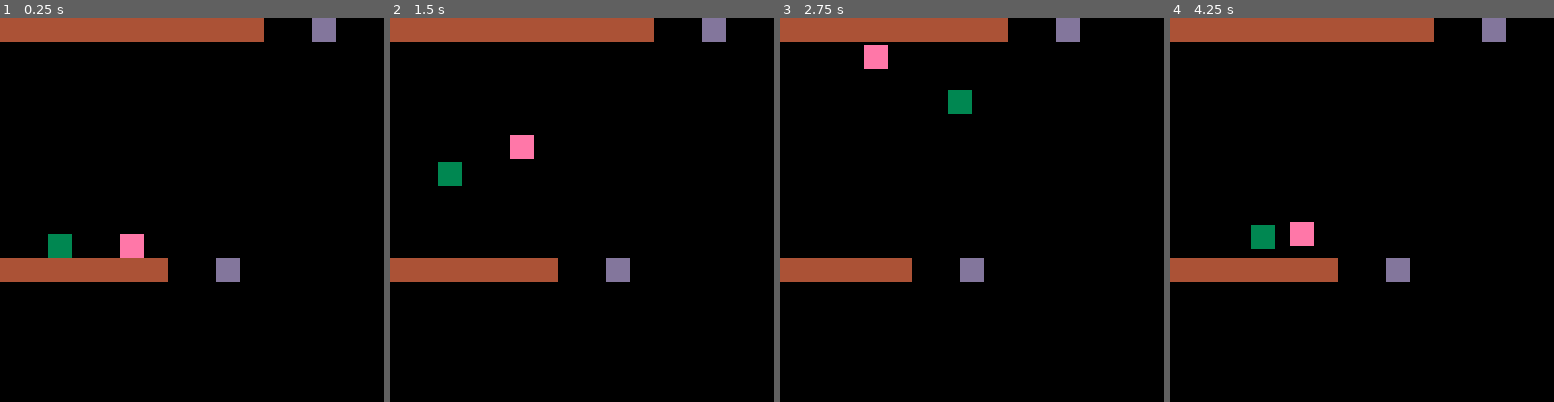
Above: before the commit, frames 1-4 (left to right).
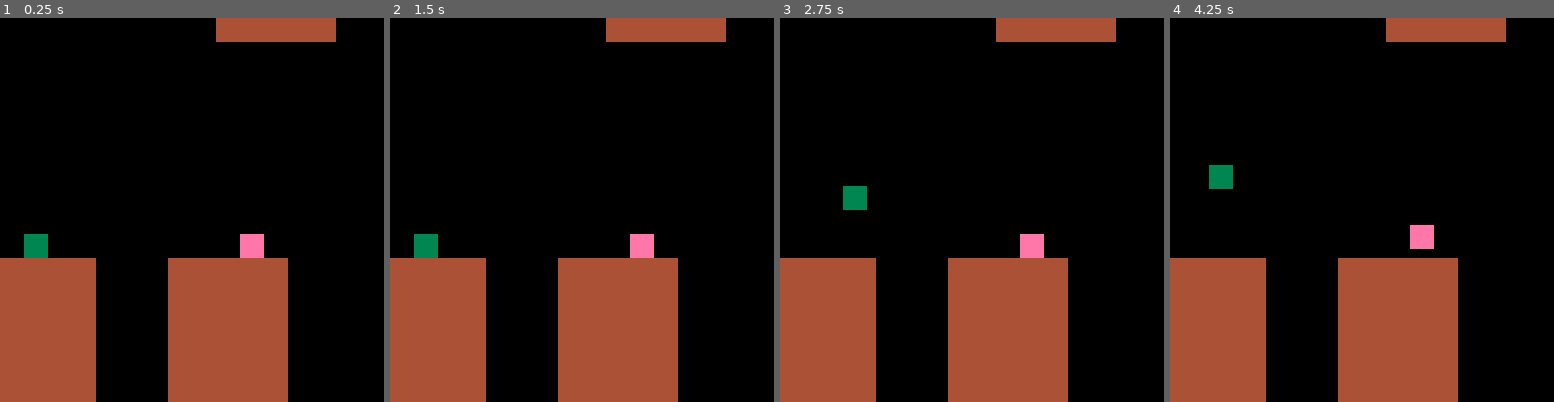
Above: after the commit, the same moments.

Repository: njal3001/astro
Game: PICO-8 cartridge gboy.p8
Two runs of this game, one before a commit and one after it. Both use one fixed random seed, a clock stepped at 60 frames per second and the inputs below.
Inputs:
- Up to frame 1 (0.25 s): no input
- Up to frame 2 (1.5 s): tap X (X key) at 0.33, 1.07 s; tap O (Z key) at 0.7 s
- Up to frame 3 (2.75 s): hold Right 1.6-2.1 s; tap O (Z key) at 1.7, 2.1, 2.5 s; tap X (X key) at 1.85 s; hold Right from 2.47 s (still down)
- Up to frame 4 (4.25 s): tap O (Z key) every 0.4 s from 2.9 to 4.1 s; tap X (X key) at 2.97, 4.08 s; release Right at 3.03 s; hold Left 3.08-3.58 s; hold Right from 4.02 s (still down)

The runs differ from the first frame. In frame 1, 27% of the frame differs, in the area x 0-88%, y 0-100%; in frame 2, 27%; in frame 3, 27%; in frame 4, 27%.

Commit message:
smasher block

Diff:
--- a/gboy.p8
+++ b/gboy.p8
@@ -26,14 +26,14 @@
 00000000000000000000000000000000000000000000000000000000000000000000000000000000dddddddd0000000000000000000000000000000000000000
 00000000000000000000000000000000000000000000000000000000000000000000000000000000dddddddd0000000000000000000000000000000000000000
 00000000000000000000000000000000000000000000000000000000000000000000000000000000dddddddd0000000000000000000000000000000000000000
-00000000000000000000000000000000000000000000000000000000000000000000000000000000eeeeeeee0000000000000000000000000000000000000000
-00000000000000000000000000000000000000000000000000000000000000000000000000000000eeeeeeee0000000000000000000000000000000000000000
-00000000000000000000000000000000000000000000000000000000000000000000000000000000eeeeeeee0000000000000000000000000000000000000000
-00000000000000000000000000000000000000000000000000000000000000000000000000000000eeeeeeee0000000000000000000000000000000000000000
-00000000000000000000000000000000000000000000000000000000000000000000000000000000eeeeeeeeeeeeeeee00000000000000000000000000000000
-00000000000000000000000000000000000000000000000000000000000000000000000000000000eeeeeeeeeeeeeeee00000000000000000000000000000000
-00000000000000000000000000000000000000000000000000000000000000000000000000000000eeeeeeeeeeeeeeee00000000000000000000000000000000
-00000000000000000000000000000000000000000000000000000000000000000000000000000000eeeeeeeeeeeeeeee00000000000000000000000000000000
+00000000000000000000000000000000000000000000000000000000000000000000000000000000eeeeeeee0000000099999999000000000000000000000000
+00000000000000000000000000000000000000000000000000000000000000000000000000000000eeeeeeee0000000099999999000000000000000000000000
+00000000000000000000000000000000000000000000000000000000000000000000000000000000eeeeeeee0000000099999999000000000000000000000000
+00000000000000000000000000000000000000000000000000000000000000000000000000000000eeeeeeee0000000099999999000000000000000000000000
+00000000000000000000000000000000000000000000000000000000000000000000000000000000eeeeeeeeeeeeeeee99999999000000000000000000000000
+00000000000000000000000000000000000000000000000000000000000000000000000000000000eeeeeeeeeeeeeeee99999999000000000000000000000000
+00000000000000000000000000000000000000000000000000000000000000000000000000000000eeeeeeeeeeeeeeee99999999000000000000000000000000
+00000000000000000000000000000000000000000000000000000000000000000000000000000000eeeeeeeeeeeeeeee99999999000000000000000000000000
 44444444000000000000000000000000000000000000000000000000000000000000000000000000000000000000000000000000000000000000000000000000
 44444444000000000000000000000000000000000000000000000000000000000000000000000000000000000000000000000000000000000000000000000000
 44444444000000000000000000000000000000000000000000000000000000000000000000000000000000000000000000000000000000000000000000000000
@@ -46,7 +46,7 @@
 0000000000000000000000000000000000000000000000000000000000000000000000000000000000000000000000000300000000000000000000000000000000000000000000000000000000000000000000000000000000000000000000000000000000000000000000000000000000000000000000000000000000000000
 0000000000000000000000000000000000000000000000000000000000000000000000000000000000000000000000000000000000000000000000000000000000000000000000000000000000000000000000000000000000000000000000000000000000000000000000000000000000000000000000000000000000000000
 __map__
-303030303030303030303000001a000000000000000000000000000000000000000000000000000000000000000000000000000000000000000000000000000000000000000000000000000000000000000000000000000000000000000000000000000000000000000000000000000000000000000000000000000000000000
+0000000000000000003030303030000000003030300000000000000000000000000000000000000000000000000000000000000000000000000000000000000000000000000000000000000000000000000000000000000000000000000000000000000000000000000000000000000000000000000000000000000000000000
 0000000000000000000000000000000000000000000000000000000000000000000000000000000000000000000000000000000000000000000000000000000000000000000000000000000000000000000000000000000000000000000000000000000000000000000000000000000000000000000000000000000000000000
 0000000000000000000000000000000000000000000000000000000000000000000000000000000000000000000000000000000000000000000000000000000000000000000000000000000000000000000000000000000000000000000000000000000000000000000000000000000000000000000000000000000000000000
 0000000000000000000000000000000000000000000000000000000000000000000000000000000000000000000000000000000000000000000000000000000000000000000000000000000000000000000000000000000000000000000000000000000000000000000000000000000000000000000000000000000000000000
@@ -55,5 +55,11 @@
 0000000000000000000000000000000000000000000000000000000000000000000000000000000000000000000000000000000000000000000000000000000000000000000000000000000000000000000000000000000000000000000000000000000000000000000000000000000000000000000000000000000000000000
 0000000000000000000000000000000000000000000000000000000000000000000000000000000000000000000000000000000000000000000000000000000000000000000000000000000000000000000000000000000000000000000000000000000000000000000000000000000000000000000000000000000000000000
 0000000000000000000000000000000000000000000000000000000000000000000000000000000000000000000000000000000000000000000000000000000000000000000000000000000000000000000000000000000000000000000000000000000000000000000000000000000000000000000000000000000000000000
-00000100002a0000000000000000000000000000000000000000000000000000000000000000000000000000000000000000000000000000000000000000000000000000000000000000000000000000000000000000000000000000000000000000000000000000000000000000000000000000000000000000000000000000
-3030303030303000001a00000000000000000000000000000000000000000000000000000000000000000000000000000000000000000000000000000000000000000000000000000000000000000000000000000000000000000000000000000000000000000000000000000000000000000000000000000000000000000000
+000100000000000000002a000000000000000000000000000000000000000000000000000000000000000000000000000000000000000000000000000000000000000000000000000000000000000000000000000000000000000000000000000000000000000000000000000000000000000000000000000000000000000000
+3030303000000030303030300000000000000000000000000000000000000000000000000000000000000000000000000000000000000000000000000000000000000000000000000000000000000000000000000000000000000000000000000000000000000000000000000000000000000000000000000000000000000000
+3030303000000030303030300000000000000000000000000000000000000000000000000000000000000000000000000000000000000000000000000000000000000000000000000000000000000000000000000000000000000000000000000000000000000000000000000000000000000000000000000000000000000000
+3030303000000030303030300000000000000000000000000000000000000000000000000000000000000000000000000000000000000000000000000000000000000000000000000000000000000000000000000000000000000000000000000000000000000000000000000000000000000000000000000000000000000000
+3030303000000030303030300000000000000000000000000000000000000000000000000000000000000000000000000000000000000000000000000000000000000000000000000000000000000000000000000000000000000000000000000000000000000000000000000000000000000000000000000000000000000000
+3030303000000030303030300000000000000000000000000000000000000000000000000000000000000000000000000000000000000000000000000000000000000000000000000000000000000000000000000000000000000000000000000000000000000000000000000000000000000000000000000000000000000000
+3030303000000030303030300000000000000000000000000000000000000000000000000000000000000000000000000000000000000000000000000000000000000000000000000000000000000000000000000000000000000000000000000000000000000000000000000000000000000000000000000000000000000000
+3030303000000030303030300000000000000000000000000000000000000000000000000000000000000000000000000000000000000000000000000000000000000000000000000000000000000000000000000000000000000000000000000000000000000000000000000000000000000000000000000000000000000000
--- a/objects.lua
+++ b/objects.lua
@@ -77,6 +77,10 @@
     if self.player then
         self.player:move_y(self.speed_y)
     end
+
+    self.destroyed =
+        (self.y > (level.height + level.y) * 8 + 24 and g_dir == 1) or
+        (self.y < level.y * 8 - 32 and g_dir == -1)
 end
 
 function springboard:on_collide_y()
@@ -89,3 +93,19 @@
     self.remainder_y = 0
     return true
 end
+
+smasher = new_type(44)
+
+function smasher:update()
+    -- gravity
+    if not self:check_solid(0, g_dir) then
+        self.speed_y = approach(self.speed_y, g_dir * 3.1, 0.12)
+    end
+
+    -- apply
+    self:move_y(self.speed_y)
+
+    self.destroyed =
+    (self.y > (level.height + level.y) * 8 + 24 and g_dir == 1) or
+    (self.y < level.y * 8 - 32 and g_dir == -1)
+end
--- a/player.lua
+++ b/player.lua
@@ -50,17 +50,11 @@
 end
 
 function player:on_collide_y(dir)
-    if dir < 0 and input_jump and self:corner_correct(0, -g_dir, 2, input_x) then
+    if dir * g_dir < 0 and input_jump and self:corner_correct(0, -g_dir, 2, input_x) then
         return true
     end
 
     return object.on_collide_y(self, dir)
-end
-
-function player:bottom_y()
-    return
-        g_dir == 1 and self.y + self.hit_y + self.hit_h - 1 or
-        self.y + self.hit_y
 end
 
 function player:jump()
@@ -75,7 +69,6 @@
 end
 
 function player:bounce_check(obj)
-    -- fix...
     return self.speed_y * g_dir >= 0 and
         ((g_dir == 1 and self.y - self.speed_y < obj.y + obj.speed_y - 7) or
         (g_dir == -1 and self.y - self.speed_y > obj.y + obj.speed_y + 7))
@@ -229,6 +222,10 @@
             self.t_bounce = 0
             o.player = self
             self:move_y(o.y - 8 * g_dir - self.y)
+        elseif o.base == smasher and self:overlaps(o) then
+            -- smasher
+            self:die()
+            return
         end
     end
 
